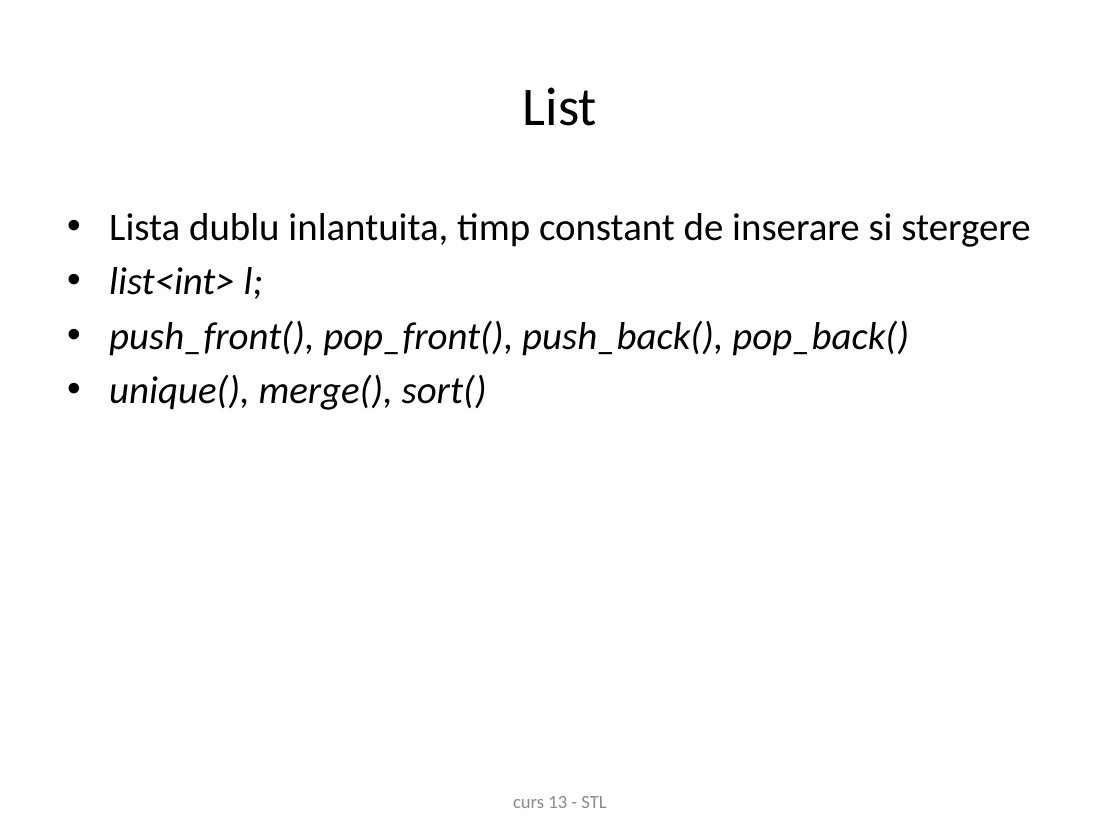
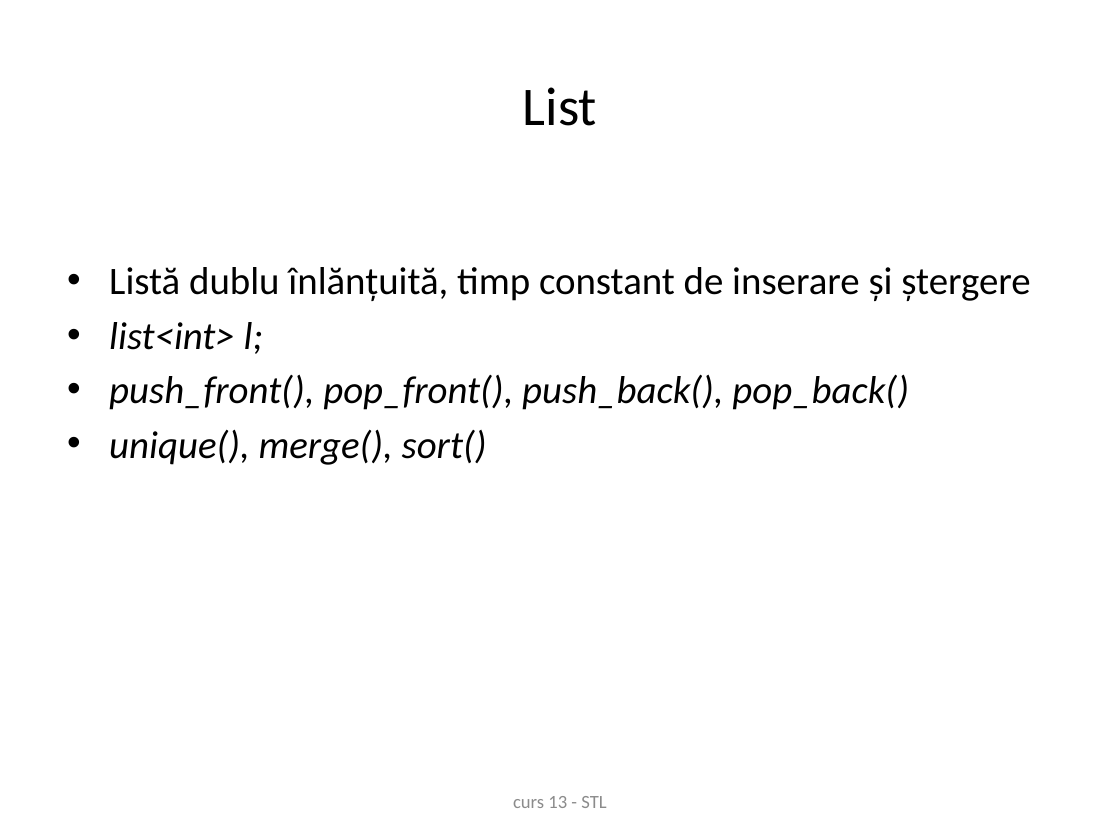
Before and after one commit to andreiparvu/stl, a slide deck: slide 8 of curs13.pptx. Drawn at 1120x840 pixels with LibreOffice and Linux fonts; fonts in the diff are those of the drawing; background and template pictures are left out. Boxes give left, top, right and bottom in pixels: in the first picture for what was removed or moved away, otherwise in the second. Text is boxed around its words. In the diff, an @@ line names an element or a change of style, - is before the commit and + after.

```diff
--- a/curs13.pptx
+++ b/curs13.pptx
@@ text at <box>109,267,1030,301</box>: text changed @@
-• Lista dublu inlantuita, timp constant de inserare si stergere
+• Listă dublu înlănțuită, timp constant de inserare și ștergere
```
Also in this commit, not shown: 9 other slides changed, 1 slide added.
